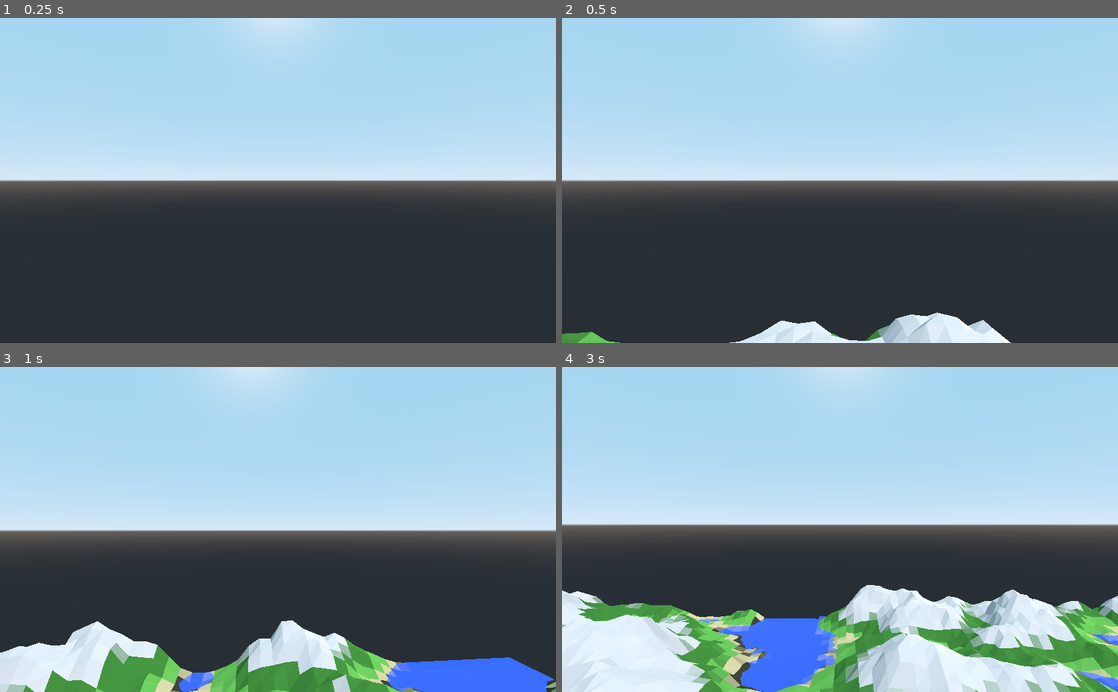
Above: before the commit, frames 1-4 (two rows, left to right).
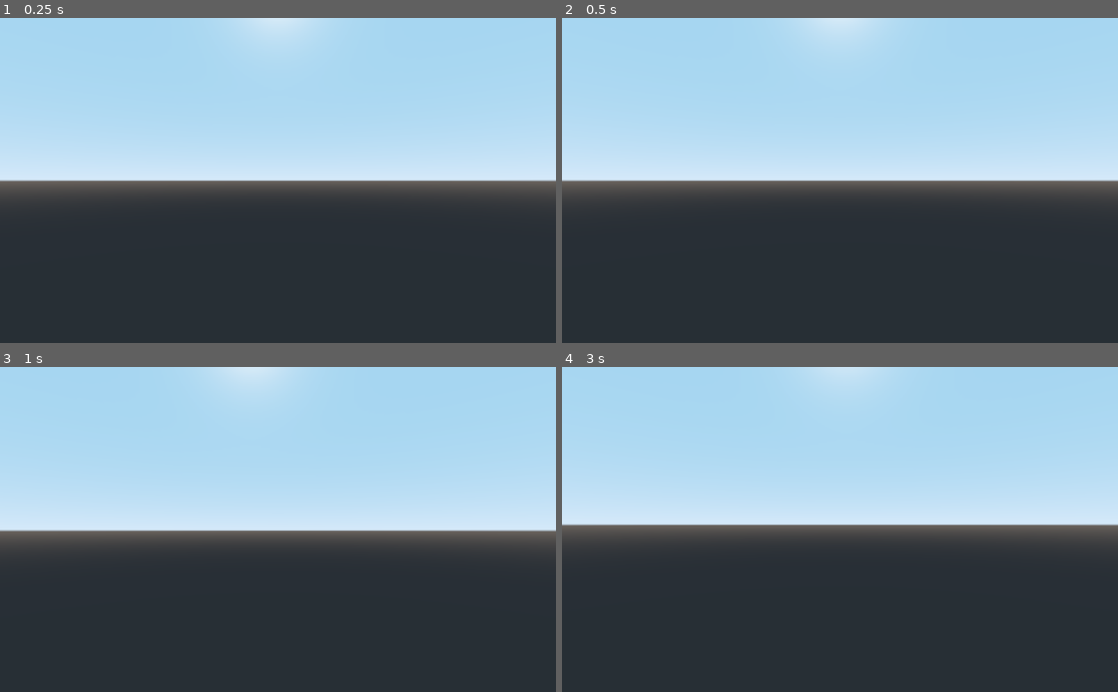
Above: after the commit, the same moments.

Repository: aacitelli/Birdwatch
Game: Godot game, scene res://Core/Main.tscn
Two runs of this game, one before a commit and one after it. Both use one fixed random seed, a clock stepped at 60 frames per second and the inputs below.
Inputs (mouse positions are in pixels of both pictures, inside the frame that each line leads up to):
- Up to frame 1 (0.25 s): no input
- Up to frame 2 (0.5 s): no input
- Up to frame 3 (1 s): move the mouse to (305, 529) at 0.52 s; hold W (move_forward) from 0.53 s (still down); tap Space (jump) at 0.77 s
- Up to frame 4 (3 s): keep holding W (move_forward); move the mouse to (812, 529) at 1.27 s; tap Space (jump) at 1.52 s; move the mouse to (851, 523) at 2.02 s; move the mouse to (834, 536) at 2.77 s

Frame 1 is identical in both runs. In frame 2, 2.7% of the frame differs, in the area x 0-81%, y 90-100%; in frame 3, 13%; in frame 4, 27%, in the area x 0-100%, y 67-100%.

Commit message:
Fix everything except slow chunk removal

Diff:
--- a/WorldGen/World.gd
+++ b/WorldGen/World.gd
@@ -3,7 +3,7 @@
 const chunk_size = 16
 
 # Having this too high then actually loading that many makes the game HELLA LAGGY
-const chunk_load_radius = 64
+const chunk_load_radius = 16
 
 var noise
 var counter = 0
@@ -79,16 +79,10 @@
 
 # Adds the chunk to the tree whenever the main thread isn't busy
 func load_done(chunk, thread):
-
 	add_child(chunk)
 	var chunk_key = Vector2(chunk.x / chunk_size, chunk.z / chunk_size)
 	chunks[chunk_key] = chunk
 	unready_chunks.erase(chunk_key)
-	# thread.wait_to_finish()
-	print("Finished loading chunk " + str(chunk_key) + " all the way through. Firing all the signals.")
-
-	# Have to emit loaded_chunk first because the calling function compares with the value the callback modifies
-	emit_signal("loaded_chunk")
 
 func get_chunk(chunk_key):
 	if chunks.has(chunk_key):
@@ -127,15 +121,12 @@
 
 	# Will be a more thought-out system in the future (and probably be on a different thread), but this is a basic
 	# implementation of loading a little quicker when you want to render more chunks overall
+	# This is calculated here instead of just one global value b/c I might eventually make this number adjust to be a little higher if the user is above their fps goal
 	var chunks_per_frame = floor(chunk_load_radius * (5.0/7))
-	print("calling load_closest_n_chunks with param " + str(chunks_per_frame))
 	load_closest_n_chunks(chunks_per_frame)
 
-	#if not remove_chunks_thread.is_active():
-	#	remove_chunks_thread.start(self, "remove_far_chunks", [remove_chunks_thread])
-
-	# var total_time = OS.get_ticks_usec() - time_before
-	# print("_process() time taken (us): " + str(total_time))
+	# Remove everything further than our "draw distance"
+	remove_far_chunks()
 
 # var time_before = OS.get_ticks_msec()c
 # var total_time = OS.get_ticks_msec() - time_before
@@ -151,7 +142,6 @@
 		if Vector2(p_x + current_radius, p_z + current_radius).distance_to(player_pos) <= chunk_load_radius:
 				add_chunk(Vector2(p_x + current_radius, p_z + current_radius))
 				if chunks_loading_this_frame >= num_chunks_to_load:
-					print("Loaded enough chunks this frame.")
 					return
 
 		# Down the right edge (not including the top-right corner, which is included in the last of these loops)
@@ -159,7 +149,6 @@
 			if Vector2(p_x + current_radius, p_z + current_radius - i).distance_to(player_pos) <= chunk_load_radius:
 				add_chunk(Vector2(p_x + current_radius, p_z + current_radius - i))
 				if chunks_loading_this_frame >= num_chunks_to_load:
-					print("Loaded enough chunks this frame.")
 					return
 
 		# Left across the bottom edge
@@ -167,7 +156,6 @@
 			if Vector2(p_x + current_radius - i, p_z - current_radius).distance_to(player_pos) <= chunk_load_radius:
 				add_chunk(Vector2(p_x + current_radius - i, p_z - current_radius))
 				if chunks_loading_this_frame >= num_chunks_to_load:
-					print("Loaded enough chunks this frame.")
 					return
 
 		# Up the left edge
@@ -175,7 +163,6 @@
 			if Vector2(p_x - current_radius, p_z - current_radius + i).distance_to(player_pos) <= chunk_load_radius:
 				add_chunk(Vector2(p_x - current_radius, p_z - current_radius + i))
 				if chunks_loading_this_frame >= num_chunks_to_load:
-					print("Loaded enough chunks this frame.")
 					return
 
 		# Right across the top edge (excluding top-right)
@@ -183,32 +170,40 @@
 			if Vector2(p_x - current_radius + i, p_z + current_radius).distance_to(player_pos) <= chunk_load_radius:
 				add_chunk(Vector2(p_x - current_radius + i, p_z + current_radius))
 				if chunks_loading_this_frame >= num_chunks_to_load:
-					print("Loaded enough chunks this frame.")
 					return
 
 		# Move on to the next ring of the "spiral"
 		current_radius += 1
 
 func remove_far_chunks():
-
-	print("Made it into remove_far_chunks")
 
 	# Set them all as needing removal
 	for chunk in chunks.values():
 		chunk.should_remove = true
 
+	print("Flagged " + str(chunks.size()) + " chunks as needing removal.")
+
 	# Iterate through every chunk in our list, setting the flag if it's within range
 	# More efficient than iterating row by row through n^2 elements, especially if most won't be loaded
+	var num_valid_chunks = 0
 	for chunk in chunks.values():
 		if Vector2(chunk.x_grid, chunk.z_grid).distance_to(Vector2(p_x, p_z)) <= chunk_load_radius:
+			num_valid_chunks += 1
 			chunk.should_remove = false
 
+	print("Flagged " + str(num_valid_chunks) + " as good.")
+
 	# Remove anything that doesn't have that flag set
+	var num_chunks_removed_this_frame = 0
+	print(chunks.size())
 	for key in chunks:
 		var chunk = chunks[key]
+		print("chunk: " + str(chunk))
 		if chunk.should_remove:
+			num_chunks_removed_this_frame += 1
+			print("num_chunks_removed_this_frame: " + str(num_chunks_removed_this_frame))
 			print("Removing chunk at (" + str(chunk.x_grid) + "," + str(chunk.z_grid) + ")")
-			chunk.queue_free() # Removes from tree as soon as nothing needs its information (i.e. end of frame)
+			chunk.queue_free()
 			chunks.erase(key)
 
 # Master function that takes noise in range [-1, 1] and spits out its exact height in the world. Located here for SpoC
